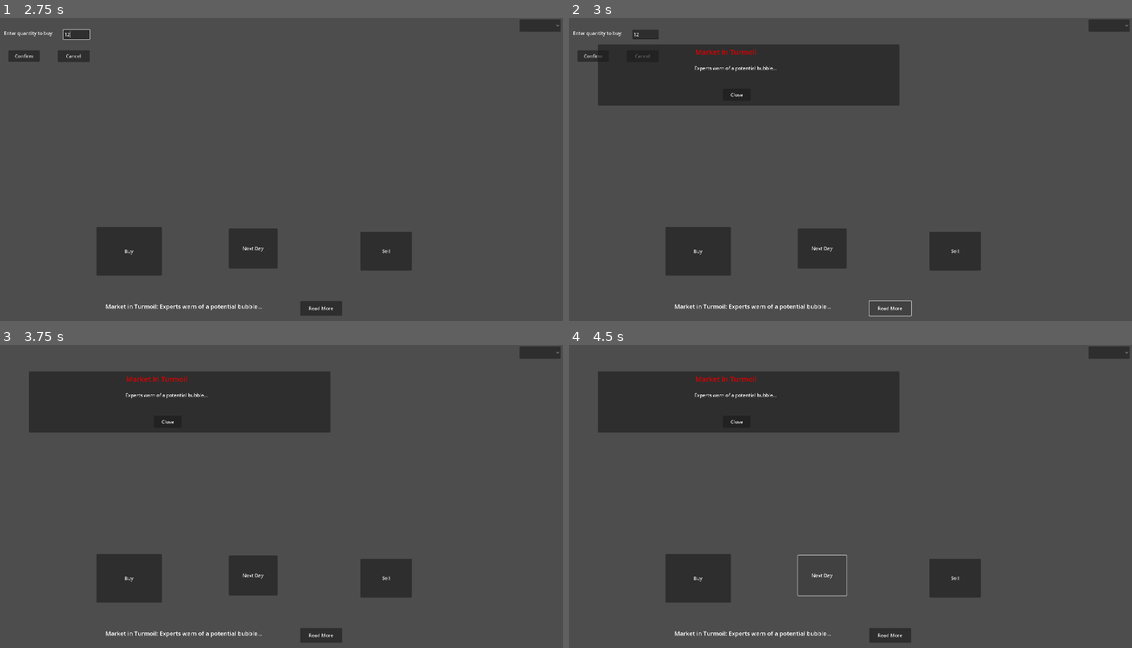
Above: before the commit, frames 1-4 (two rows, left to right).
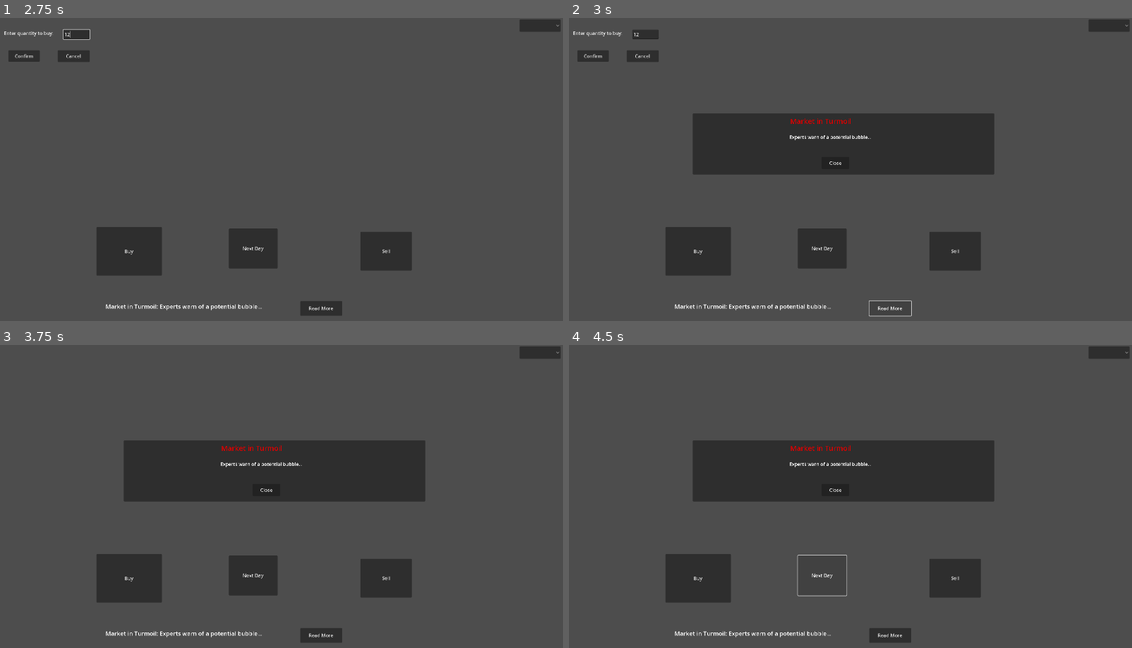
Above: after the commit, the same moments.

Repository: DanielNguyen-05/EcoBub
Game: Godot game, scene res://scenes/main.tscn
Same seed, same stepped clock (60 frames per second), same inputs: the game is played once before the commit and once after it.
Inputs (mouse positions are in pixels of both pictures, inside the frame that each line leads up to):
- Up to frame 1 (2.75 s): click "Sell" at 0.5 s; click "Buy" at 1.25 s; click (78, 33) at 2.02 s; type "12" at 2.1 s
- Up to frame 2 (3 s): click "Read More" at 2.75 s
- Up to frame 3 (3.75 s): click "Confirm" at 3.5 s
- Up to frame 4 (4.5 s): click "Next Day" at 4.25 s

Frame 1 is identical in both runs. In frame 2, 21% of the frame differs, in the area x 5-76%, y 8-52%; in frame 3, 21%; in frame 4, 21%.

Commit message:
Add Click Sfx to Next, Sell, Buy & Looping BG Music

Diff:
--- /dev/null
+++ b/default_bus_layout.tres
@@ -0,0 +1,15 @@
+[gd_resource type="AudioBusLayout" format=3 uid="uid://pqxgeygudivg"]
+
+[resource]
+bus/1/name = &"BG"
+bus/1/solo = false
+bus/1/mute = false
+bus/1/bypass_fx = false
+bus/1/volume_db = 0.0
+bus/1/send = &"Master"
+bus/2/name = &"Click"
+bus/2/solo = false
+bus/2/mute = false
+bus/2/bypass_fx = false
+bus/2/volume_db = 3.04474
+bus/2/send = &"Master"
--- a/scenes/NewsPopup.tscn
+++ b/scenes/NewsPopup.tscn
@@ -29,10 +29,10 @@
 
 [node name="Close" type="Button" parent="."]
 layout_mode = 0
-offset_left = 426.0
-offset_top = 151.0
-offset_right = 520.0
-offset_bottom = 192.0
+offset_left = 439.0
+offset_top = 148.0
+offset_right = 533.0
+offset_bottom = 189.0
 text = "Close"
 
 [connection signal="pressed" from="Close" to="." method="_on_close_pressed"]
--- /dev/null
+++ b/scenes/button_clicked.gd
@@ -0,0 +1,14 @@
+extends Button
+
+
+# Called when the node enters the scene tree for the first time.
+func _ready() -> void:
+	pass # Replace with function body.
+
+
+# Called every frame. 'delta' is the elapsed time since the previous frame.
+#func _process(delta: float) -> void:
+	#pass
+
+func _on_button_pressed():
+	$"Click Button".play()
--- /dev/null
+++ b/scenes/click_button.tscn
@@ -0,0 +1,7 @@
+[gd_scene load_steps=2 format=3 uid="uid://b31usg7j8hiog"]
+
+[ext_resource type="AudioStream" uid="uid://qq7547dgq1dj" path="res://assets/sfx/Button press 3.wav" id="1_8cpu2"]
+
+[node name="Click Button" type="AudioStreamPlayer2D"]
+stream = ExtResource("1_8cpu2")
+bus = &"Click"
--- a/scenes/main.tscn
+++ b/scenes/main.tscn
@@ -1,9 +1,12 @@
-[gd_scene load_steps=5 format=3 uid="uid://dnht67upk063y"]
+[gd_scene load_steps=8 format=3 uid="uid://dnht67upk063y"]
 
 [ext_resource type="Script" path="res://scripts/MarketManager.gd" id="1_g7qtt"]
 [ext_resource type="PackedScene" uid="uid://b8ektgpchyvvi" path="res://scenes/BuyPopup.tscn" id="2_iu3ry"]
-[ext_resource type="Script" path="res://scenes/NewsTicker.gd" id="3_7kh45"]
+[ext_resource type="PackedScene" uid="uid://duor5lu3htgay" path="res://scenes/news_ticker_layer.tscn" id="3_7vwx8"]
+[ext_resource type="PackedScene" uid="uid://b31usg7j8hiog" path="res://scenes/click_button.tscn" id="3_flcfr"]
+[ext_resource type="Script" path="res://scripts/NewsTicker.gd" id="4_qyicq"]
 [ext_resource type="PackedScene" uid="uid://brbqxqii34i3e" path="res://scenes/NewsPopup.tscn" id="4_vdd20"]
+[ext_resource type="Script" path="res://scripts/bg_music.gd" id="7_1nra2"]
 
 [node name="Main" type="Node2D"]
 script = ExtResource("1_g7qtt")
@@ -43,28 +46,23 @@
 popup/item_1/text = "BBB"
 popup/item_1/id = 1
 
-[node name="NewsTickerLayer" type="CanvasLayer" parent="."]
-script = ExtResource("3_7kh45")
-
-[node name="NewsTickerLabel" type="RichTextLabel" parent="NewsTickerLayer"]
-offset_left = 362.0
-offset_top = 968.0
-offset_right = 1130.0
-offset_bottom = 1026.0
-theme_override_font_sizes/normal_font_size = 20
-text = "This is the news"
-
-[node name="ReadMore" type="Button" parent="NewsTickerLayer"]
-offset_left = 1025.0
-offset_top = 964.0
-offset_right = 1168.0
-offset_bottom = 1014.0
-text = "Read More"
+[node name="NewsTickerLayer" parent="." instance=ExtResource("3_7vwx8")]
+script = ExtResource("4_qyicq")
 
 [node name="NewsPopup" parent="." instance=ExtResource("4_vdd20")]
+offset_left = 424.0
+offset_top = 325.0
+offset_right = 1451.0
+offset_bottom = 533.0
+
+[node name="Click Button" parent="." instance=ExtResource("3_flcfr")]
+
+[node name="BG Music" type="AudioStreamPlayer2D" parent="."]
+bus = &"BG"
+script = ExtResource("7_1nra2")
 
 [connection signal="buy_confirmed" from="BuyPopup" to="." method="_on_buy_popup_buy_confirmed"]
+[connection signal="pressed" from="ButtonGroup/Next" to="." method="_on_next_pressed"]
 [connection signal="pressed" from="ButtonGroup/Sell" to="." method="_on_sell_pressed"]
 [connection signal="pressed" from="ButtonGroup/Buy" to="." method="_on_buy_pressed"]
 [connection signal="item_selected" from="ButtonGroup/StockInfoDropdown" to="." method="_on_stock_info_dropdown_item_selected"]
-[connection signal="pressed" from="NewsTickerLayer/ReadMore" to="NewsTickerLayer" method="_on_read_more_pressed"]
--- /dev/null
+++ b/scenes/news_ticker_layer.tscn
@@ -0,0 +1,44 @@
+[gd_scene load_steps=2 format=3 uid="uid://duor5lu3htgay"]
+
+[sub_resource type="GDScript" id="GDScript_3kppi"]
+script/source = "extends CanvasLayer
+
+var news_item = {\"title\": \"title\", \"content\": \"content\"}
+@onready var news_popup = get_node(\"../NewsPopup\")
+
+func _ready():
+	update_news(\"Market in Turmoil\", \"Experts warn of a potential bubble...\")
+
+func update_news(title, content):
+	news_item = {\"title\": title, \"content\": content}
+	update_ticker()
+
+func update_ticker():
+	var label = $NewsTickerLabel # Assuming you named the RichTextLabel \"NewsTickerLabel\"
+	label.text = news_item.title + \": \" + news_item.content
+
+func _on_read_more_pressed() -> void:
+	news_popup.set_news_data(news_item.title, news_item.content)
+	news_popup.show()
+	pass # Replace with function body.
+"
+
+[node name="NewsTickerLayer" type="CanvasLayer"]
+script = SubResource("GDScript_3kppi")
+
+[node name="NewsTickerLabel" type="RichTextLabel" parent="."]
+offset_left = 362.0
+offset_top = 968.0
+offset_right = 1130.0
+offset_bottom = 1026.0
+theme_override_font_sizes/normal_font_size = 20
+text = "This is the news"
+
+[node name="ReadMore" type="Button" parent="."]
+offset_left = 1025.0
+offset_top = 964.0
+offset_right = 1168.0
+offset_bottom = 1014.0
+text = "Read More"
+
+[connection signal="pressed" from="ReadMore" to="." method="_on_read_more_pressed"]
--- a/scripts/MarketManager.gd
+++ b/scripts/MarketManager.gd
@@ -10,7 +10,6 @@
 
 @onready var buy_popup = get_node("BuyPopup")
 @onready var stock_info_dropdown = get_node("ButtonGroup/StockInfoDropdown")
-
 
 var selected_stock = null
 
@@ -42,13 +41,19 @@
 func _on_buy_pressed() -> void:
 	buy_popup.show()
 	print("Buy pressed")
+	$"Click Button".play()
 	pass # Replace with function body.
 
 
 func _on_sell_pressed() -> void:
 	print("Sell pressed")
+	$"Click Button".play()
 	pass # Replace with function body.
 
+func _on_next_pressed() -> void:
+	print("Next pressed")
+	$"Click Button".play()
+	pass # Replace with function body.
 
 func _on_stock_info_dropdown_item_selected(index: int) -> void:
 	selected_stock = index
--- a/scenes/NewsTicker.gd
+++ b/scripts/NewsTicker.gd
@@ -15,6 +15,8 @@
 	label.text = news_item.title + ": " + news_item.content
 
 func _on_read_more_pressed() -> void:
+	print("Read More Pressed")
+	$"../Click Button".play()
 	news_popup.set_news_data(news_item.title, news_item.content)
 	news_popup.show()
 	pass # Replace with function body.
--- /dev/null
+++ b/scripts/bg_music.gd
@@ -0,0 +1,29 @@
+extends AudioStreamPlayer2D
+
+var list = [preload("res://assets/bg music/Start Phase 1.ogg"),
+			preload("res://assets/bg music/Start Phase 2.ogg"),
+			preload("res://assets/bg music/Start Phase 3.ogg"),
+			preload("res://assets/bg music/Start Phase 4.ogg"),
+			preload("res://assets/bg music/Start Phase 5.ogg")]
+
+var curr = 0
+
+# Called when the node enters the scene tree for the first time.
+func _ready() -> void:
+	play_song()
+	pass # Replace with function body.
+
+
+func play_song():
+	self.stream = list[curr]
+	self.play()
+	print("Now Playing: ", list[curr].resource_path)
+
+# Called every frame. 'delta' is the elapsed time since the previous frame.
+func _process(delta: float) -> void:
+	if not self.is_playing():
+		curr += 1
+		if curr >= list.size():
+			curr = 0
+		play_song()
+	pass
Not shown, added: assets/bg music/Start Phase 1.ogg.import
Not shown, added: assets/bg music/Start Phase 2.ogg.import
Not shown, added: assets/bg music/Start Phase 3.ogg.import
Not shown, added: assets/bg music/Start Phase 4.ogg.import
Not shown, added: assets/bg music/Start Phase 5.ogg.import
Not shown, added: assets/sfx/Button press 3.wav.import
Renamed: assets/1.tscn -> scenes/1.tscn
Not shown, added: assets/bg music/Start Phase 1.ogg
Not shown, added: assets/bg music/Start Phase 2.ogg
Not shown, added: assets/bg music/Start Phase 3.ogg
Not shown, added: assets/bg music/Start Phase 4.ogg
Not shown, added: assets/bg music/Start Phase 5.ogg
(and 1 more such lines)
